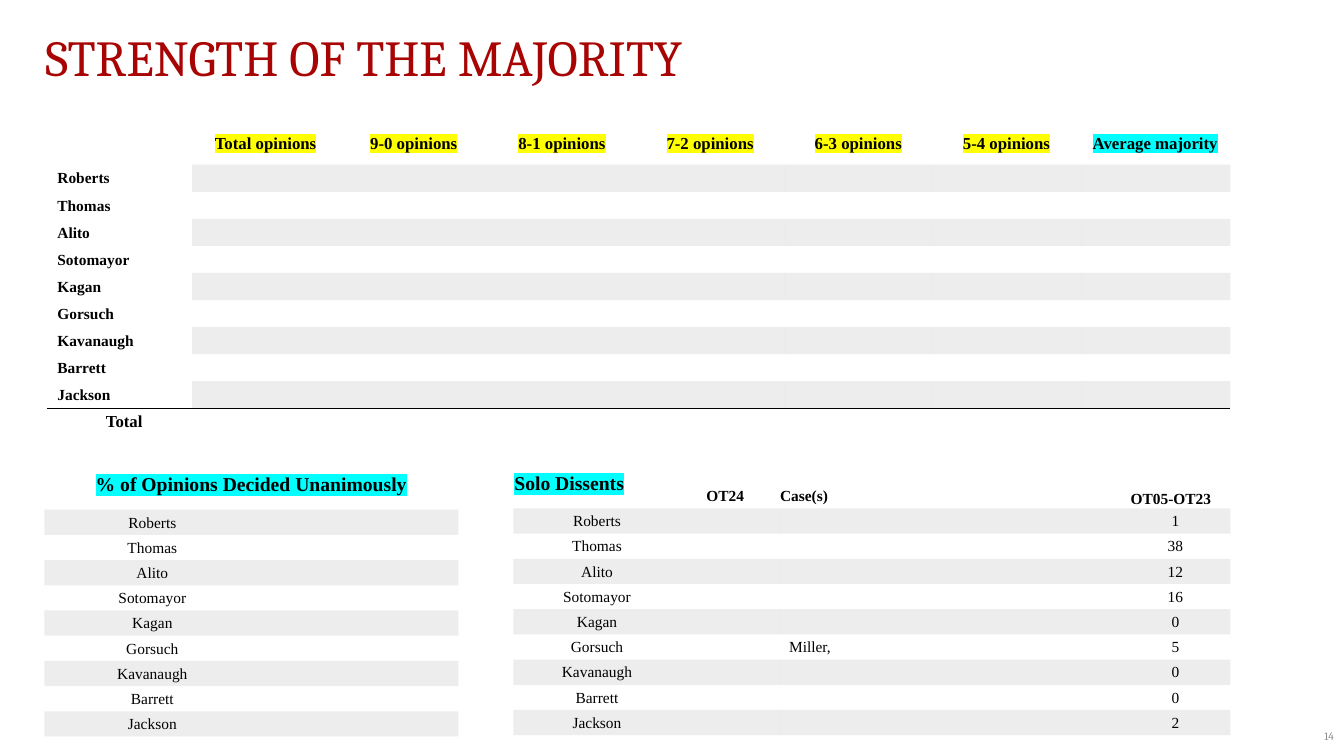
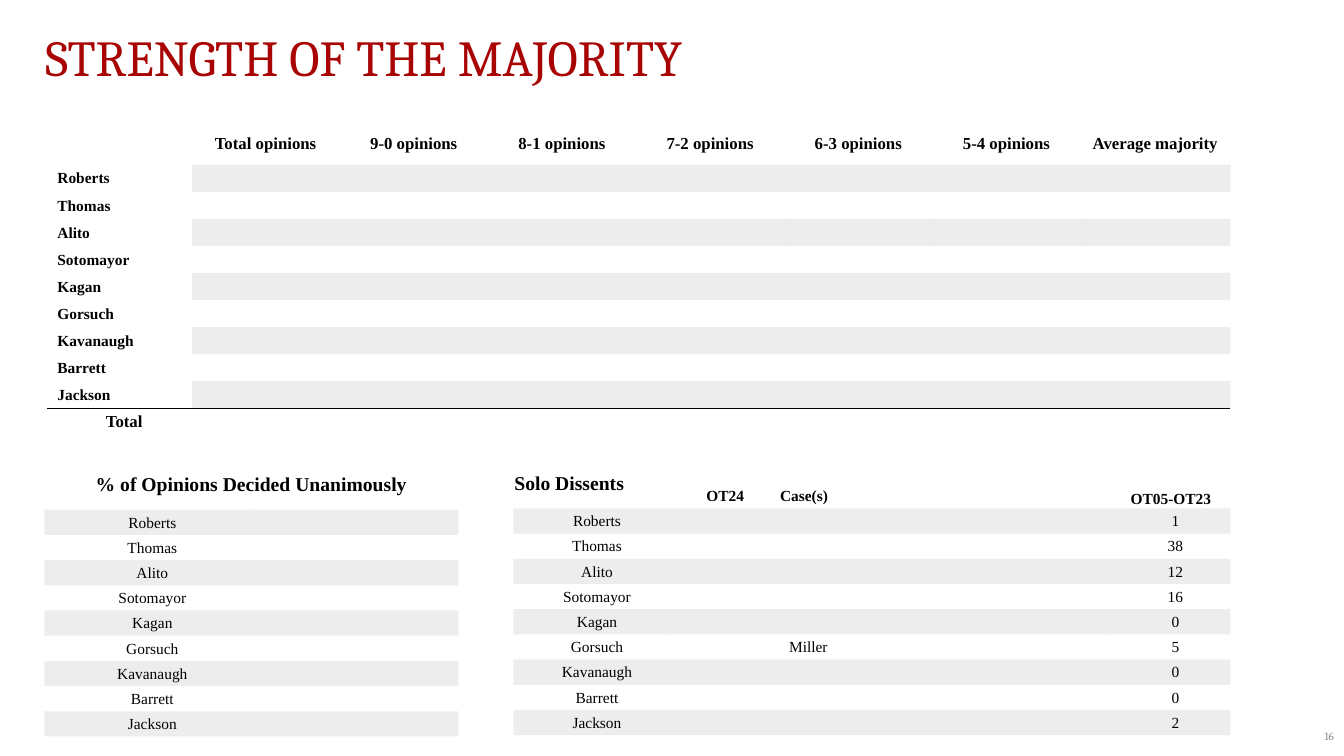
Before and after one commit to JakeTruscott/scotuswatch, a slide deck: slide 16 of Stat Reviews/OT24_StatReview/compilation/SCOTUSBlog/statpack_OT24.pptx (slide 14 before the commit). Drawn at 1344x756 pixels with LibreOffice and Linux fonts; fonts in the diff are those of the drawing. Boxes give left, top, right and bottom in pixels: in the first picture for what was removed or moved away, otherwise in the second. Text is boxed around its words. In the diff, an @@ line names an element or a change of style, - is before the commit and + after.

```diff
--- a/Stat Reviews/OT24_StatReview/compilation/SCOTUSBlog/statpack_OT24.pptx
+++ b/Stat Reviews/OT24_StatReview/compilation/SCOTUSBlog/statpack_OT24.pptx
@@ table at (x1=47, y1=121, x2=1231, y2=436) @@
@@ highlight #FFFF00 to none in "Total opinions", "9-0 opinions", "8-1 opinions", "7-2 opinions" and 2 more places @@
@@ highlight #00FFFF to none in "Average majority" @@
@@ table at (x1=44, y1=460, x2=458, y2=737) @@
@@ highlight #00FFFF to none in "% of Opinions Decided Unanimously" @@
@@ table at (x1=513, y1=459, x2=1230, y2=736) @@
-row 7, column 3: Miller,
+row 7, column 3: Miller
@@ highlight #00FFFF to none in "Solo Dissents" @@
@@ page number at (x1=1325, y1=733, x2=1334, y2=740): text changed @@
-14
+16
```
Also in this commit, not shown: 20 other slides changed, 1 slide added, 45 other files.
